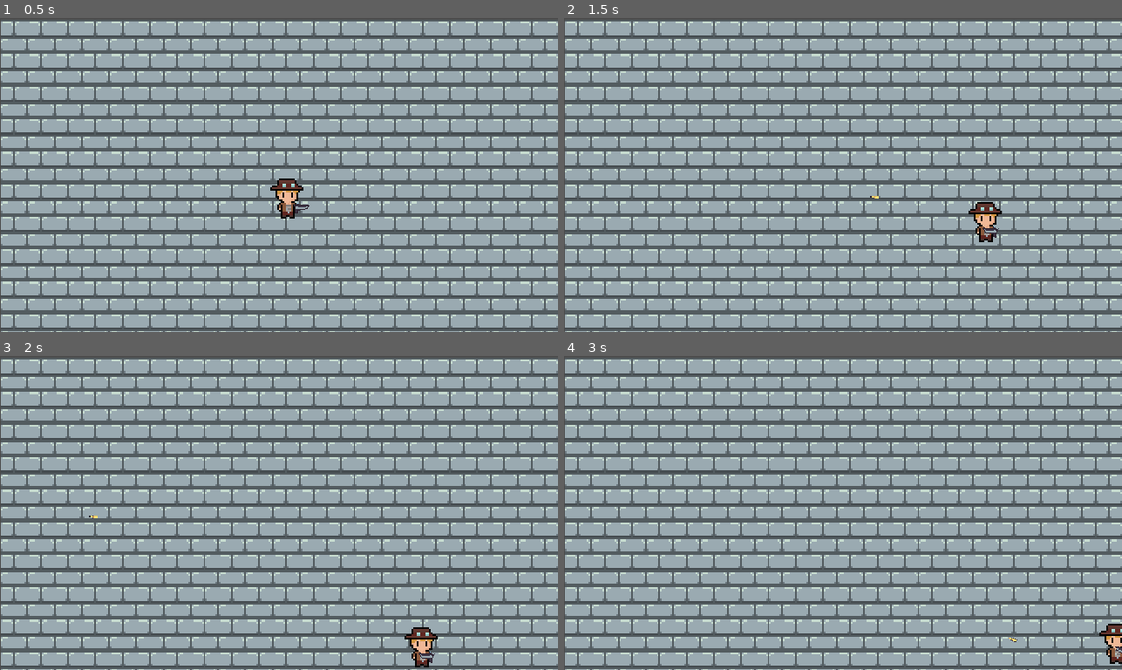
Above: before the commit, frames 1-4 (two rows, left to right).
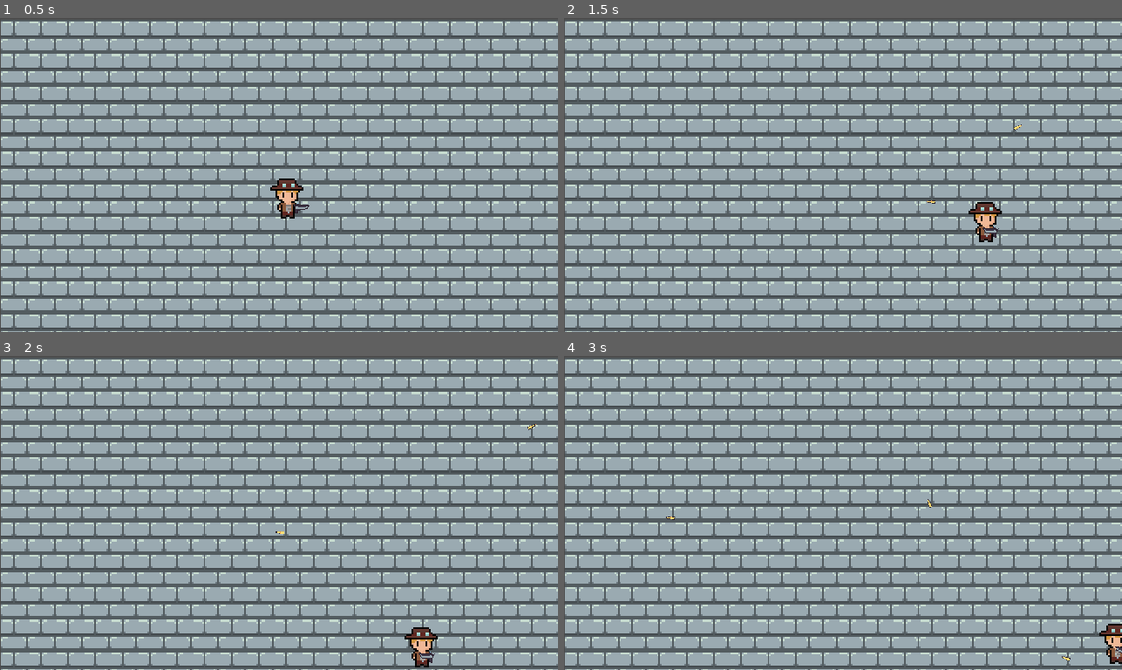
Above: after the commit, the same moments.

Repository: WAIWAI-PARTY/Life-after-people
Game: Godot game, scene res://World.tscn
Same seed, same stepped clock (60 frames per second), same inputs: the game is played once before the commit and once after it.
Inputs (mouse positions are in pixels of both pictures, inside the frame that each line leads up to):
- Up to frame 1 (0.5 s): no input
- Up to frame 2 (1.5 s): tap Enter at 0.5 s; move the mouse to (965, 159) at 0.52 s; press the mouse at (965, 159) at 0.53 s; hold D (ui_right) 0.53-1.28 s; move the mouse to (731, 190) at 1.27 s; release the mouse at (731, 190) at 1.28 s; hold S (ui_down) from 1.28 s (still down); click (731, 190) at 1.35 s
- Up to frame 3 (2 s): keep holding S (ui_down)
- Up to frame 4 (3 s): move the mouse to (898, 443) at 2.02 s; release S (ui_down) at 2.03 s; press the mouse at (898, 443) at 2.03 s; hold D (ui_right) 2.03-2.78 s; move the mouse to (815, 575) at 2.77 s; release the mouse at (815, 575) at 2.78 s; hold W (ui_up) from 2.78 s (still down); click (815, 575) at 2.85 s

Frame 1 is identical in both runs. In frame 2, less than 0.1% of the frame differs, in the area x 54-83%, y 33-60%; in frame 3, less than 0.1%; in frame 4, less than 0.1%, in the area x 18-91%, y 45-98%.

Commit message:
Update Bullets.gd

Diff:
--- a/Weapons/Bullets.gd
+++ b/Weapons/Bullets.gd
@@ -1,6 +1,6 @@
 extends Area2D
 
-export var speed = 250
+export var speed = 100
 
 func _ready():
 	set_as_toplevel(true)
